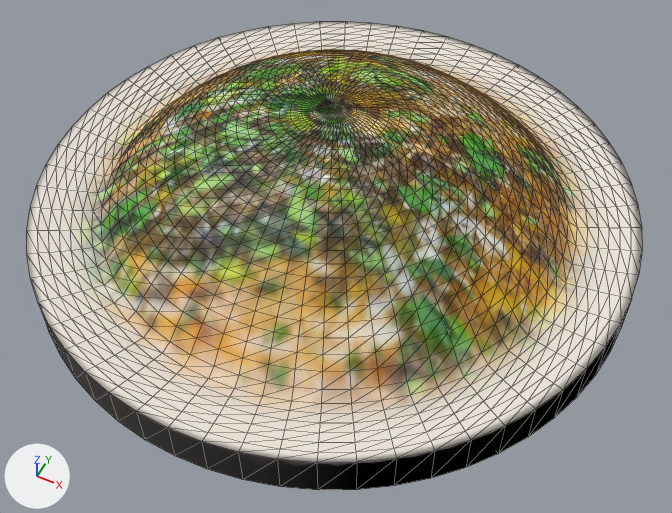
What one commit did to the glTF model models/haleem.glb.
Before and after are seen from a camera (50 mm lens) standing at (0.135, -0.268, 0.3) and looking at (0.013, -0.025, -0.004). Arrows for +X, +Y and +Z are at lower left; the lights stay in place. The first picture is the older version. Mesh edges are drawn as thin lines. Vertices at exactly the same position are counted once.

The older version as bpy lines, for what is in view:
```python
me_mesh_0 = bpy.data.meshes.new('Mesh_0')
me_mesh_0.from_pydata(...)  # 1862 vertices, 3720 faces; spans x -0.135..0.135, y -0.135..0.135, z -0.014..0.055
me_mesh_0.materials.append(mat_dish)  # picture img_image_0
ob_haleem = bpy.data.objects.new('haleem', me_mesh_0)
ob_haleem.location = (0.0, 0.0, 0.0)
```
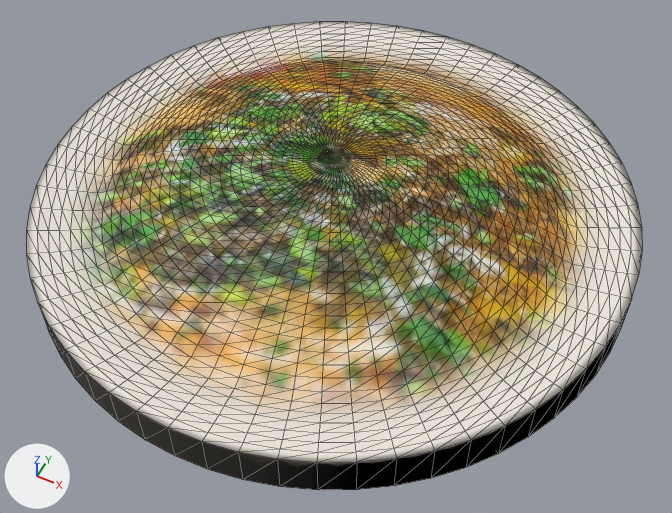
The change, as a diff of the scene's bpy script:
```diff
--- a/models/haleem.glb.py
+++ b/models/haleem.glb.py
@@ me_mesh_0 @@
 # used by ob_haleem; location = (0.0, 0.0, 0.0)
-me_mesh_0.from_pydata(...)  # 1862 vertices, 3720 faces; spans x -0.135..0.135, y -0.135..0.135, z -0.014..0.055
+me_mesh_0.from_pydata(...)  # 1862 vertices, 3720 faces; spans x -0.135..0.135, y -0.135..0.135, z -0.014..0.027
+# me_mesh_0 part 1: 1381 of the vertices in x -0.104..0.104, y -0.104..0.104, z 0.005..0.055 are scaled about the mesh origin by (1, 1, 0.486)
 me_mesh_0.materials.append(mat_dish)
```

Location of each change, (x1, y1, x2, y2) in pixels of the pictures (672 x 513 px; the box of a moved part takes in the faces that stretch with it):
part 1 of me_mesh_0, moved or reshaped: before (92, 49, 577, 404); after (92, 57, 577, 404)
